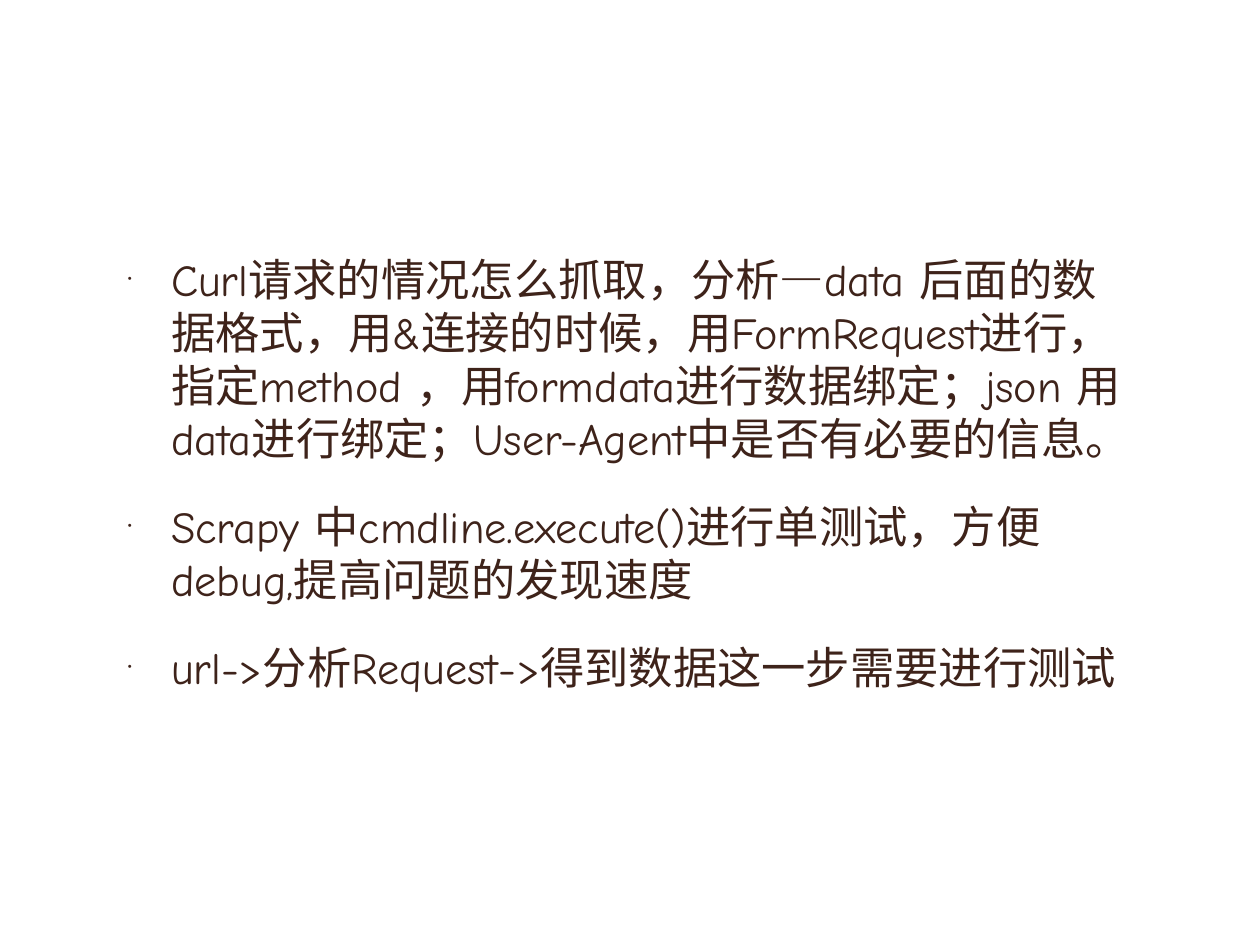
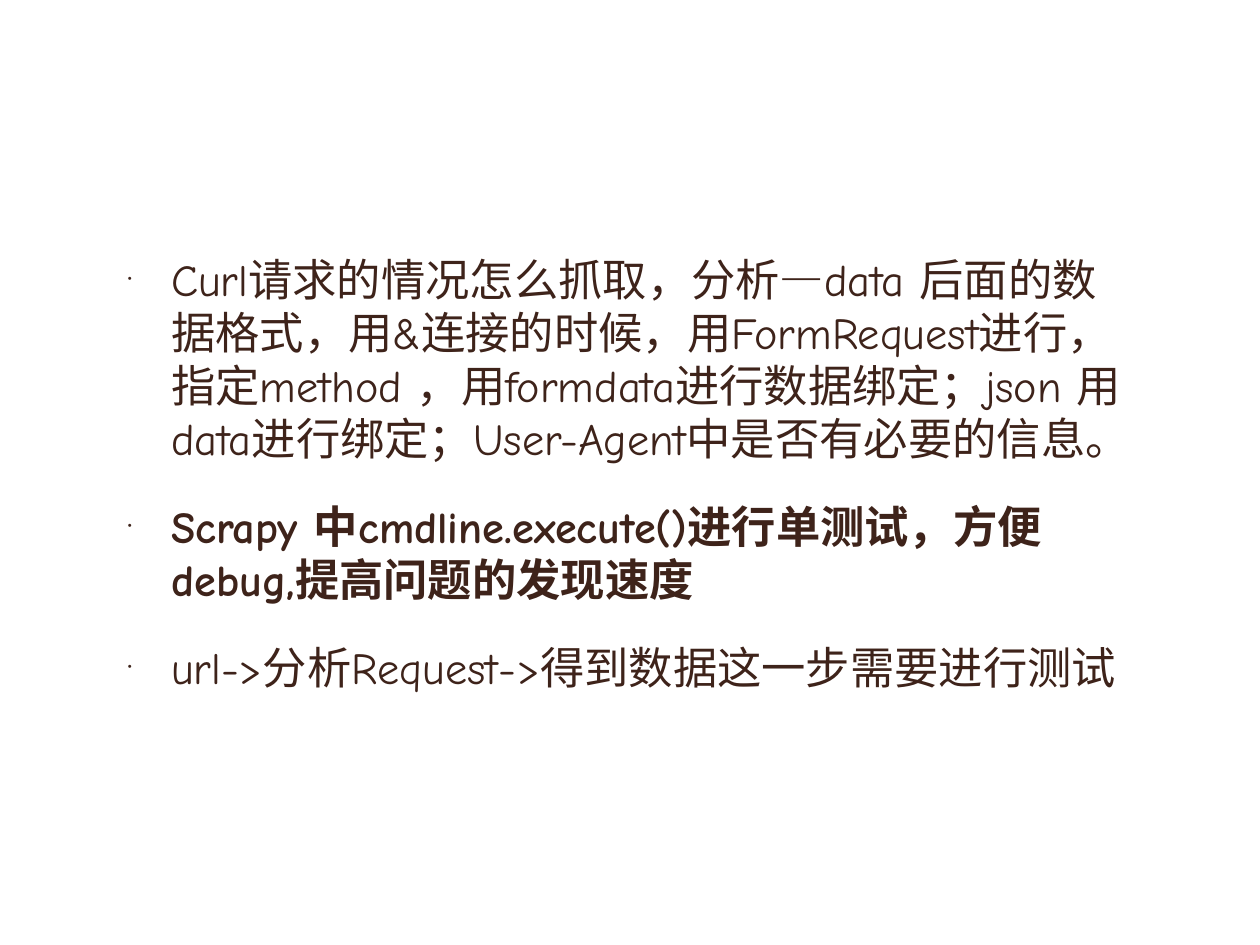
Before and after one commit to ares5221/Python-Crawler-Projects, a slide deck: slide 15 of Scrapy项目分析.ppt. Drawn at 1260x945 pixels with LibreOffice and Linux fonts; fonts in the diff are those of the drawing; background and template pictures are left out. Boxes give left, top, right and bottom in pixels: in the first picture for what was removed or moved away, otherwise in the second. Text is boxed around its words. In the diff, an @@ line names an element or a change of style, - is before the commit and + after.

```diff
--- a/Scrapy项目分析.ppt
+++ b/Scrapy项目分析.ppt
@@ text at bbox=[171, 505, 1042, 604]: bold on in "Scrapy 中cmdline.execute()进行单测试，方便debug,提高问题的发现速度" @@
```
Also in this commit, not shown: 34 other files.
